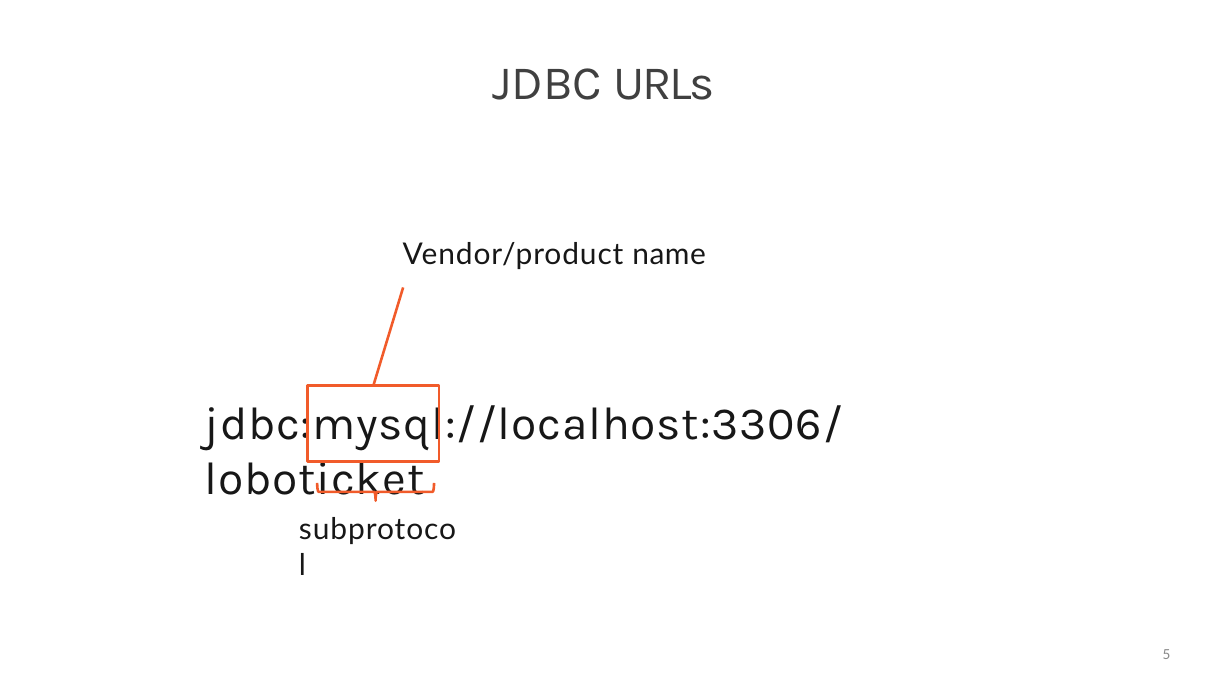
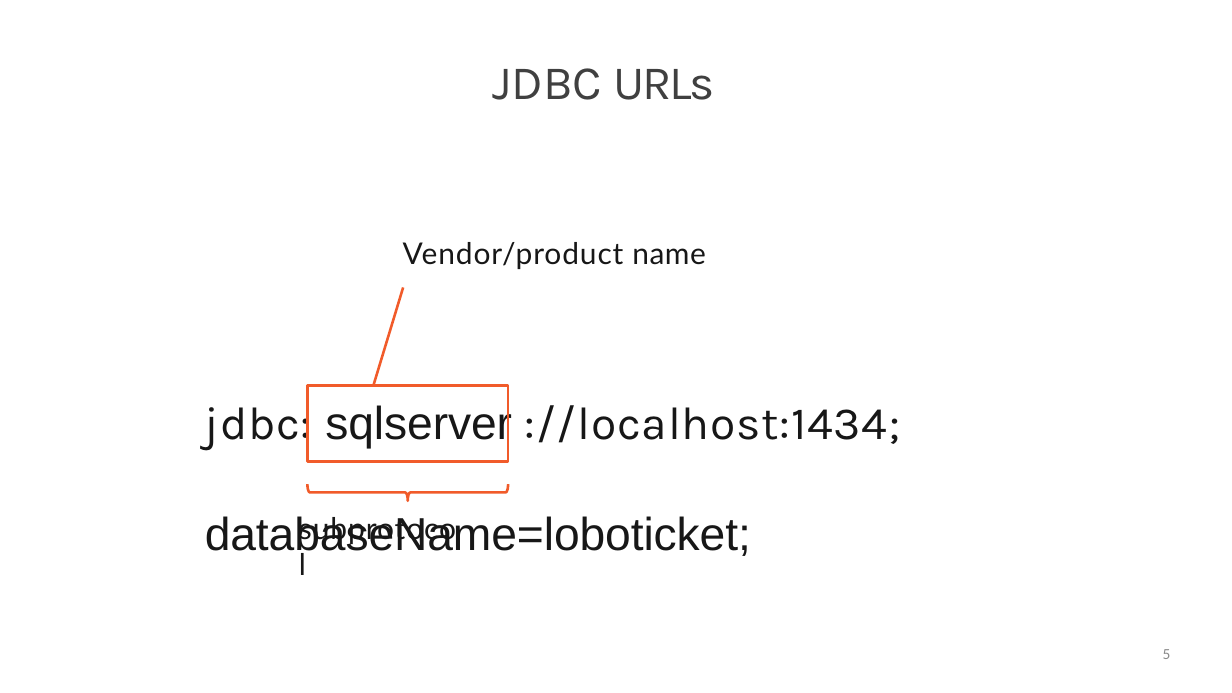
Before and after one commit to StevenJoseph19/Java, a slide deck: slide 5 of Day 6/Slides/4. Connecting to a Database/connecting-to-a-database-slides.pptx. Drawn at 1232x693 pixels with LibreOffice and Linux fonts; fonts in the diff are those of the drawing. Boxes give left, top, right and bottom in pixels: in the first picture for what was removed or moved away, otherwise in the second. Text is boxed around its words. In the diff, an @@ line names an element or a change of style, - is before the commit and + after.

```diff
--- a/Day 6/Slides/4. Connecting to a Database/connecting-to-a-database-slides.pptx
+++ b/Day 6/Slides/4. Connecting to a Database/connecting-to-a-database-slides.pptx
@@ freeform shape resized from (x1=307, y1=386, x2=439, y2=461) to (x1=307, y1=386, x2=508, y2=461) @@
@@ text at (x1=205, y1=398, x2=901, y2=559): text changed; font Karla to Arial @@
-jdbc:mysql://localhost:3306/loboticket
+jdbc: sqlserver ://localhost:1434; databaseName=loboticket;
@@ freeform shape resized from (x1=317, y1=483, x2=434, y2=501) to (x1=307, y1=484, x2=508, y2=501) @@
```
Also in this commit, not shown: 7 other slides changed, 7 other files.
